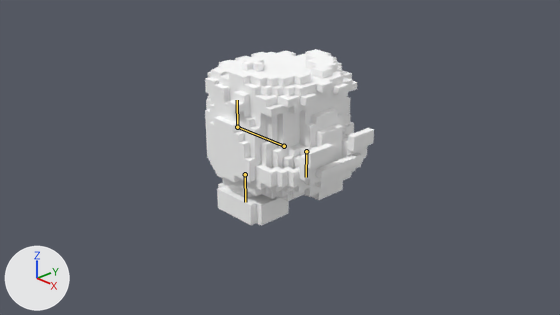
Two versions of the Blender file src/galois/data/npcs/cobble_mucker_animations.blend, one commit apart.
One viewpoint serves both versions: the file's camera 'Camera'. The axes (+X, +Y, +Z) are drawn at lower left. The lights are the same throughout. The picture after the commit comes second. The bones that bend it are drawn over the model as lines.

Names of what the first picture shows: 'Body', 'Head', 'L_Leg', 'R_Leg'.
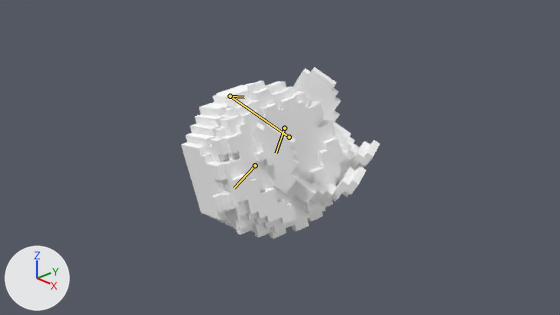
The newer file adds an action. The first version stands in its rest pose; the second is drawn at frame 4 of the action 'StaggerMedium'.

Where the change shows, as pixel boxes [x1, y1, x2, y2] in the pictures (560 x 315 px):
'Head', posed (7% wider, 31% taller): before [205, 49, 357, 169]; after [181, 81, 344, 238]
'Body', posed: before [207, 116, 374, 201]; after [251, 67, 380, 205]
bone 'Body', root to tip: before (284, 146) to (237, 127); after (289, 137) to (230, 96)
bone 'Head', root to tip: before (237, 127) to (237, 100); after (230, 96) to (244, 97)
bone 'R_Leg', root to tip: before (245, 174) to (245, 202); after (255, 165) to (234, 188)
bone 'L_Leg', root to tip: before (306, 151) to (306, 177); after (284, 128) to (276, 153)

Edits to the bpy script that builds the scene:
```text
Change bone_body:
    where bone_body = bpy.data.objects['Armature'].pose.bones['Body']
    bone_body.location: (0.0, 0.0, 0.0) -> (-0.14, -0.06, 0.039)
    bone_body.rotation_quaternion: (1.0, 0.0, 0.0, 0.0) -> (0.932, -0.238, 0.022, 0.273)  # degrees (0, 0, 0) -> degrees (-26, 10, 30)
Change bone_head:
    where bone_head = bpy.data.objects['Armature'].pose.bones['Head']  # child of 'Body'
    bone_head.rotation_quaternion: (1.0, 0.0, 0.0, 0.0) -> (0.892, 0.269, -0.175, -0.319)  # degrees (0, 0, 0) -> degrees (37, -8, -42)
Change bone_r_leg:
    where bone_r_leg = bpy.data.objects['Armature'].pose.bones['R_Leg']  # child of 'Body'
    bone_r_leg.rotation_quaternion: (1.0, 0.0, 0.0, 0.0) -> (0.961, 0.261, -0.022, -0.083)  # degrees (0, 0, 0) -> degrees (30, 0, -10)
Change bone_l_leg:
    where bone_l_leg = bpy.data.objects['Armature'].pose.bones['L_Leg']  # child of 'Body'
    bone_l_leg.rotation_quaternion: (1.0, 0.0, 0.0, 0.0) -> (0.987, 0.093, 0.012, 0.132)  # degrees (0, 0, 0) -> degrees (11, 0, 15)
```
